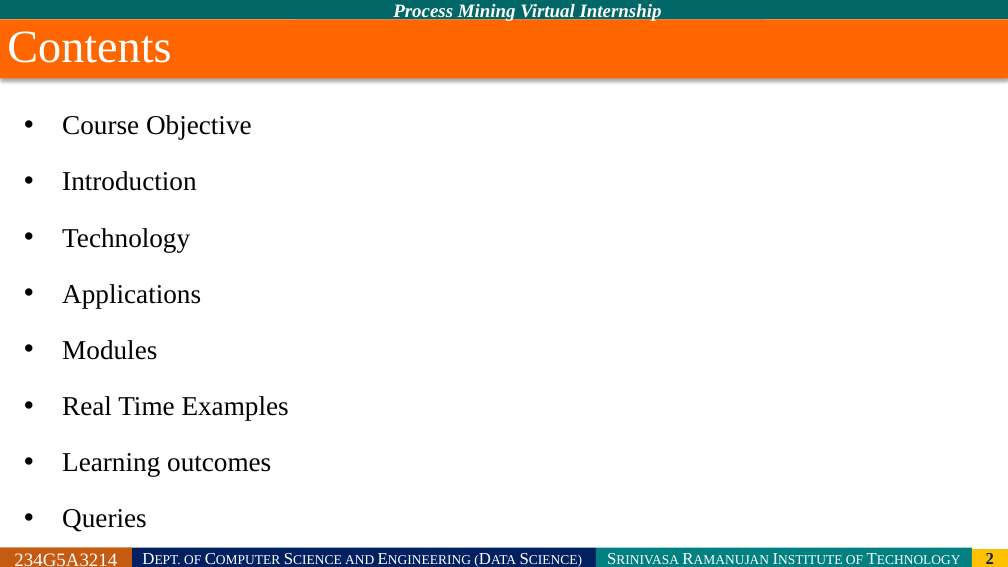
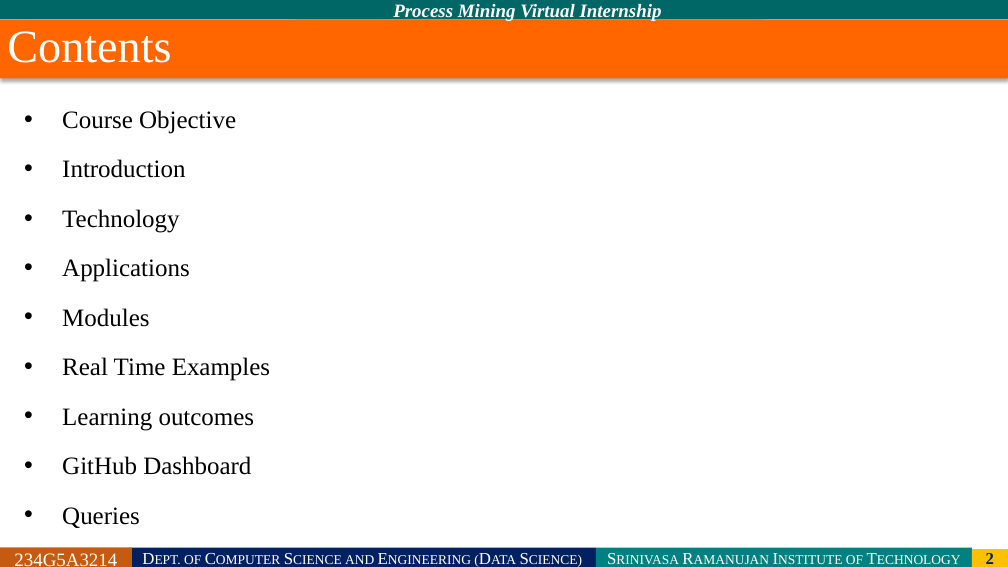
Before and after one commit to srivaishnavi26/Summer-Internship---I, a slide deck: slide 2 of PRESENTATION.pptx. Drawn at 1008x567 pixels with LibreOffice and Linux fonts; fonts in the diff are those of the drawing; background and template pictures are left out. Boxes give left, top, right and bottom in pixels: in the first picture for what was removed or moved away, otherwise in the second. Text is boxed around its words. In the diff, an @@ line names an element or a change of style, - is before the commit and + after.

```diff
--- a/PRESENTATION.pptx
+++ b/PRESENTATION.pptx
@@ text at (62, 110, 270, 528): size 25.9 to 23.8 pt in "Course Objective", "Introduction", "Technology", "Applications" and 4 more places; line spacing 1.4 to 1.3 @@
@@ text at (62, 456, 251, 475): paragraph added @@
+• GitHub Dashboard
```
Also in this commit, not shown: 5 other slides changed.
